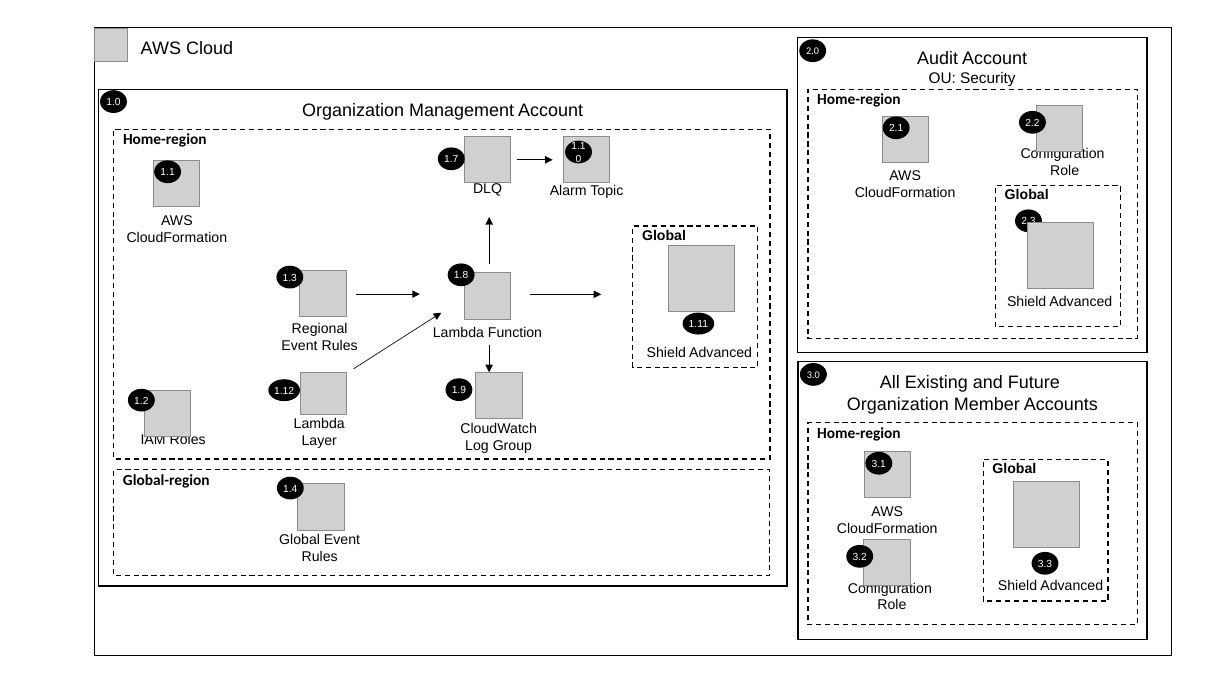
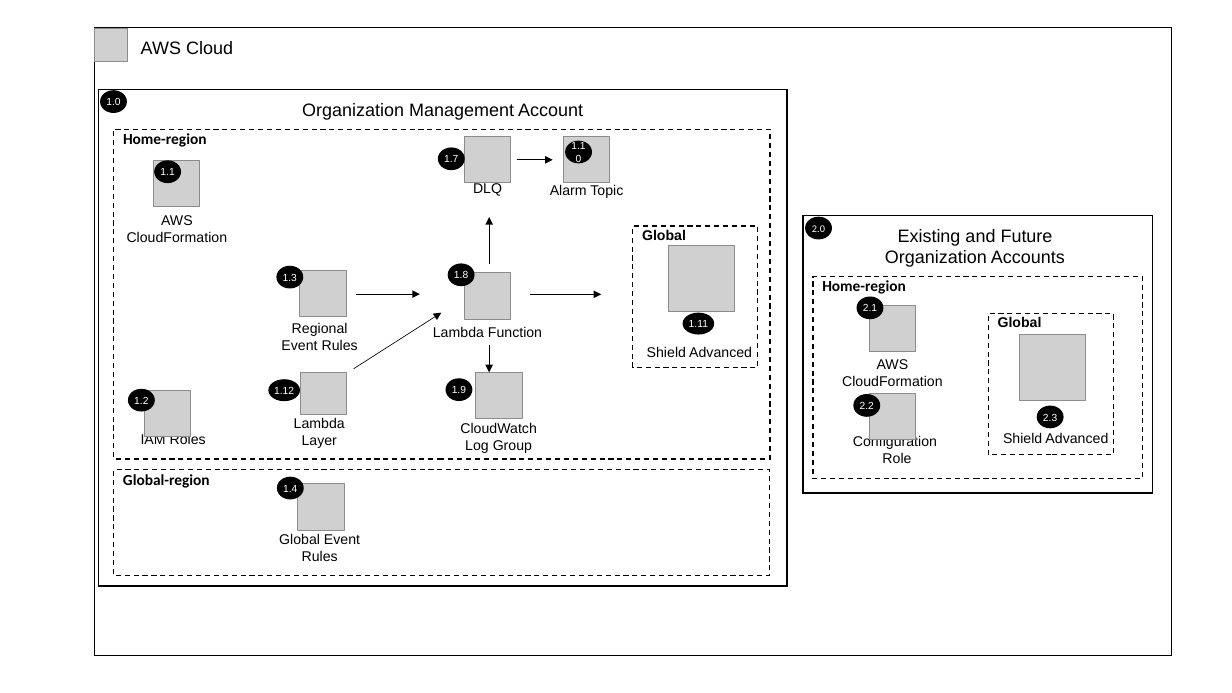
Before and after one commit to aws-samples/aws-security-reference-architecture-examples, a slide deck: slide 1 of aws_sra_examples/solutions/shield_advanced/shield_advanced/documentation/shield.pptx. Drawn at 1232x693 pixels with LibreOffice and Linux fonts; fonts in the diff are those of the drawing; grey boxes stand for pictures. Boxes give left, top, right and bottom in pixels: in the first picture for what was removed or moved away, otherwise in the second. Text is boxed around its words. In the diff, an @@ line names an element or a change of style, - is before the commit and + after.

Commit message:
docs, config easy setup

```diff
--- a/aws_sra_examples/solutions/shield_advanced/shield_advanced/documentation/shield.pptx
+++ b/aws_sra_examples/solutions/shield_advanced/shield_advanced/documentation/shield.pptx
@@ rectangle removed at (x1=798, y1=38, x2=1148, y2=353) @@
-Audit Account
-OU: Security
@@ ellipse removed at (x1=800, y1=40, x2=826, y2=61) @@
-2.0
@@ rectangle removed at (x1=808, y1=90, x2=1138, y2=339) @@
-Home-region
@@ picture removed at (x1=883, y1=116, x2=929, y2=163) @@
@@ ellipse removed at (x1=884, y1=117, x2=909, y2=139) @@
-2.1
@@ ellipse removed at (x1=1020, y1=112, x2=1046, y2=133) @@
-2.2
@@ picture removed at (x1=1037, y1=105, x2=1083, y2=152) @@
@@ text removed at (x1=1021, y1=147, x2=1105, y2=175) @@
-Configuration
-Role
@@ text removed at (x1=855, y1=170, x2=956, y2=197) @@
-AWS CloudFormation
@@ rectangle removed at (x1=995, y1=186, x2=1120, y2=327) @@
-Global
@@ 3 pictures, 3 rectangles, 3 texts, 2 ellipses moved together from (x1=799, y1=361, x2=1148, y2=640) to (x1=803, y1=215, x2=1153, y2=494) @@
@@ text in ellipse at (x1=812, y1=225, x2=825, y2=232): text changed @@
-3.0
+2.0
@@ text in rectangle at (x1=885, y1=229, x2=1065, y2=267): text changed @@
-All Existing and Future
-Organization Member Accounts
+Existing and Future
+Organization Accounts
@@ ellipse removed at (x1=1016, y1=210, x2=1042, y2=231) @@
-2.3
@@ picture removed at (x1=1028, y1=223, x2=1093, y2=288) @@
@@ ellipse "2.1" moved from (x1=866, y1=453, x2=892, y2=474) to (x1=858, y1=298, x2=884, y2=319) @@
@@ text removed at (x1=1007, y1=295, x2=1112, y2=306) @@
-Shield Advanced
@@ text in ellipse at (x1=863, y1=304, x2=877, y2=311): text changed @@
-3.1
+2.1
@@ ellipse "2.2" moved from (x1=848, y1=545, x2=873, y2=567) to (x1=854, y1=395, x2=880, y2=416) @@
@@ text in ellipse at (x1=860, y1=402, x2=874, y2=409): text changed @@
-3.2
+2.2
@@ text in ellipse at (x1=1043, y1=414, x2=1057, y2=421): text changed @@
-3.3
+2.3
```
Also in this commit, not shown: 3 other files.
